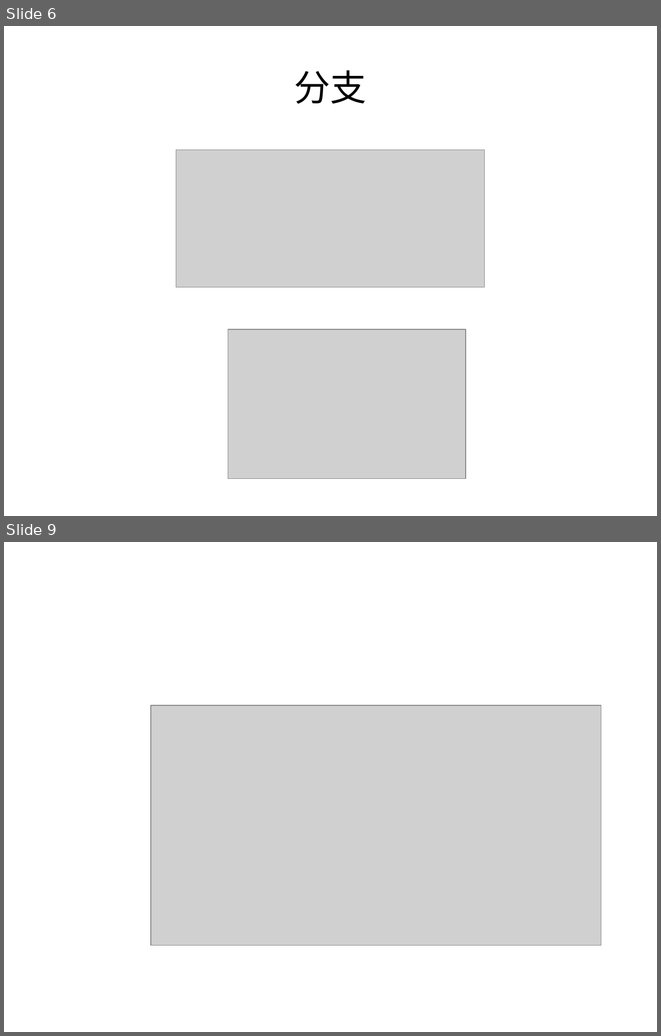
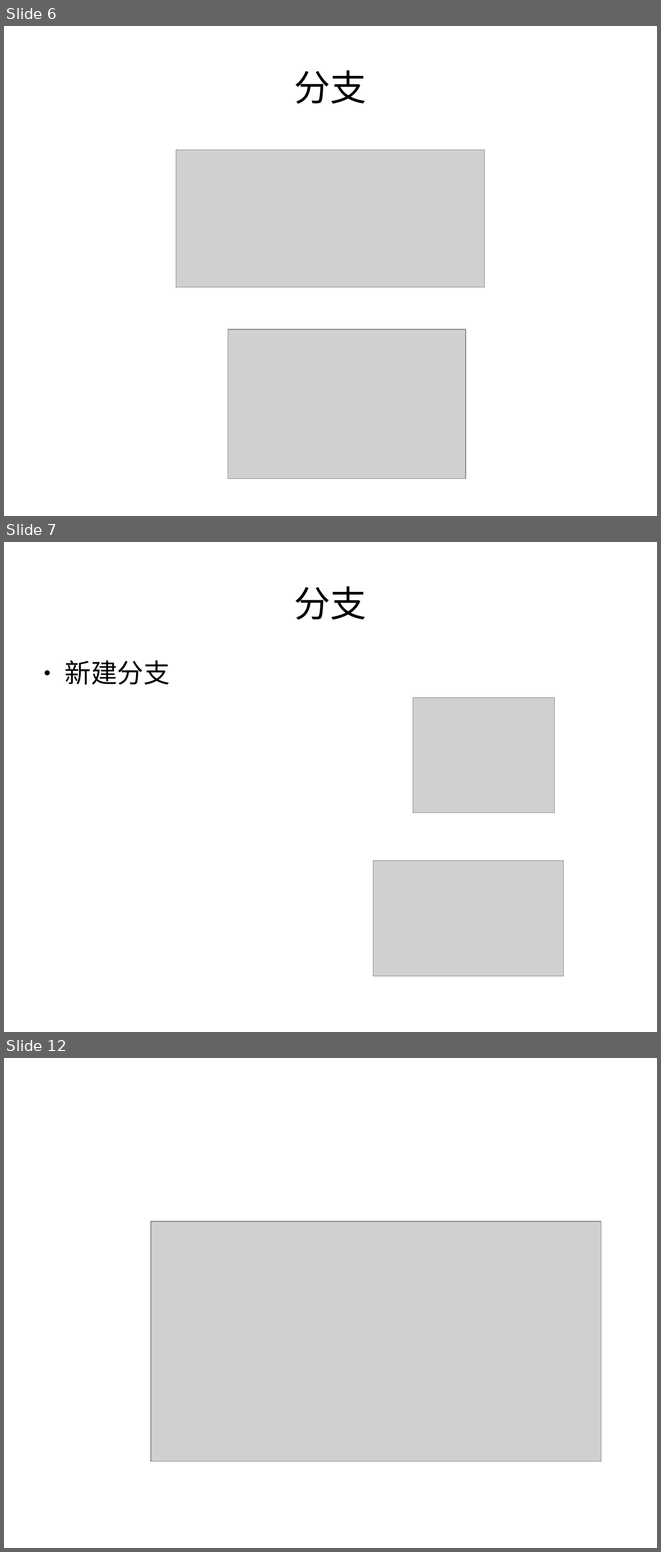
Before and after one commit to qintong91/RockerFmAndroid, a slide deck: git.odp. Shown one above the other, each under a label of ours: slides 6 and 9 before the commit, slides 6, 7 and 12 after it; the slides between them are not shown. The pictures are 661x1036 and 661x1552 pixels, drawn with LibreOffice and Linux fonts; fonts in the diff are those of the drawing; grey boxes stand for pictures. Boxes give left, top, right and bottom in pixels: in the first picture for what was removed or moved away, otherwise in the second. Text is boxed around its words. In the diff, an @@ line names an element or a change of style, - is before the commit and + after.

```diff
--- a/git.odp
+++ b/git.odp
@@ slide 7 added at bbox=[4, 542, 657, 1032], background #FFFFFF @@
@@ title added at bbox=[294, 586, 367, 620], 44 pt, text #000000 @@
+分支
@@ text added at bbox=[64, 660, 170, 685], 32 pt, text #000000 @@
+● 新建分支
@@ picture added at bbox=[414, 698, 555, 813] @@
@@ picture added at bbox=[373, 861, 564, 976] @@
@@ what was slide 9 is now slide 12 @@
```
Also in this commit, not shown: 1 slide changed, 3 other slides added, 1 slide removed, 6 other files.
